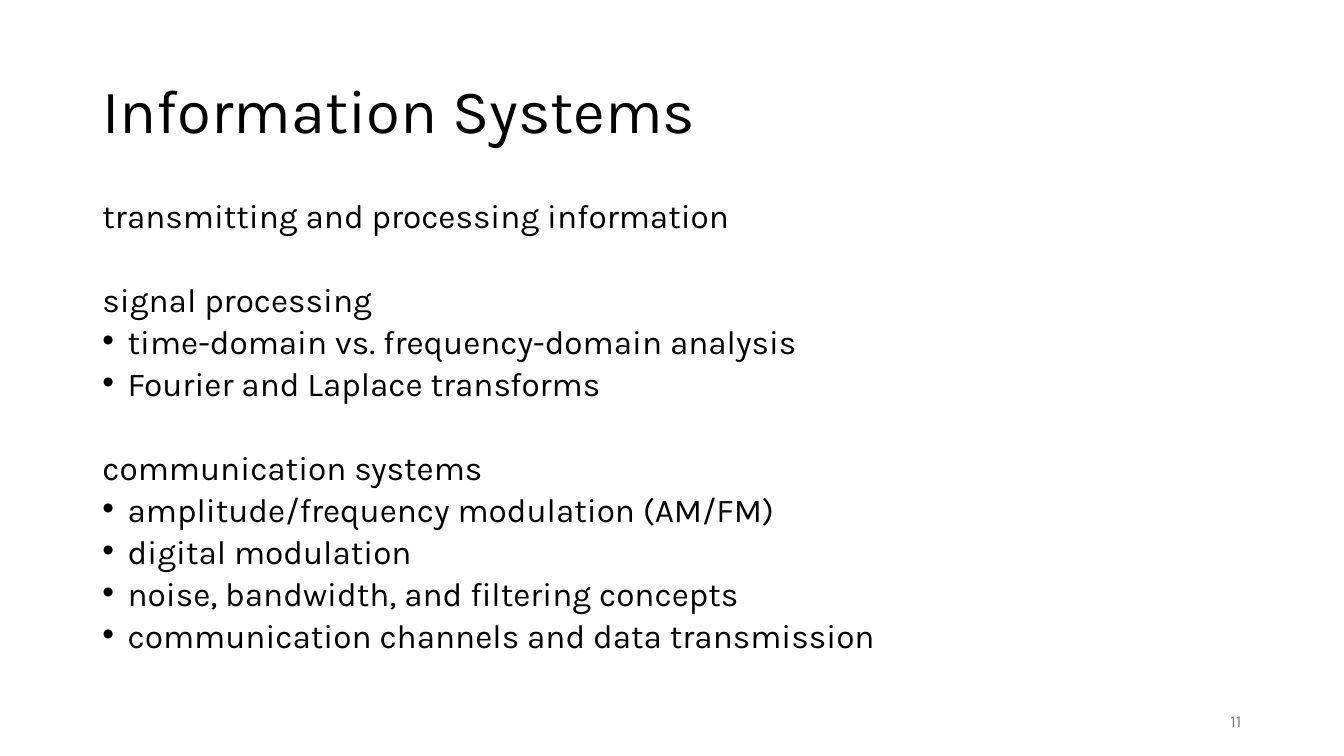
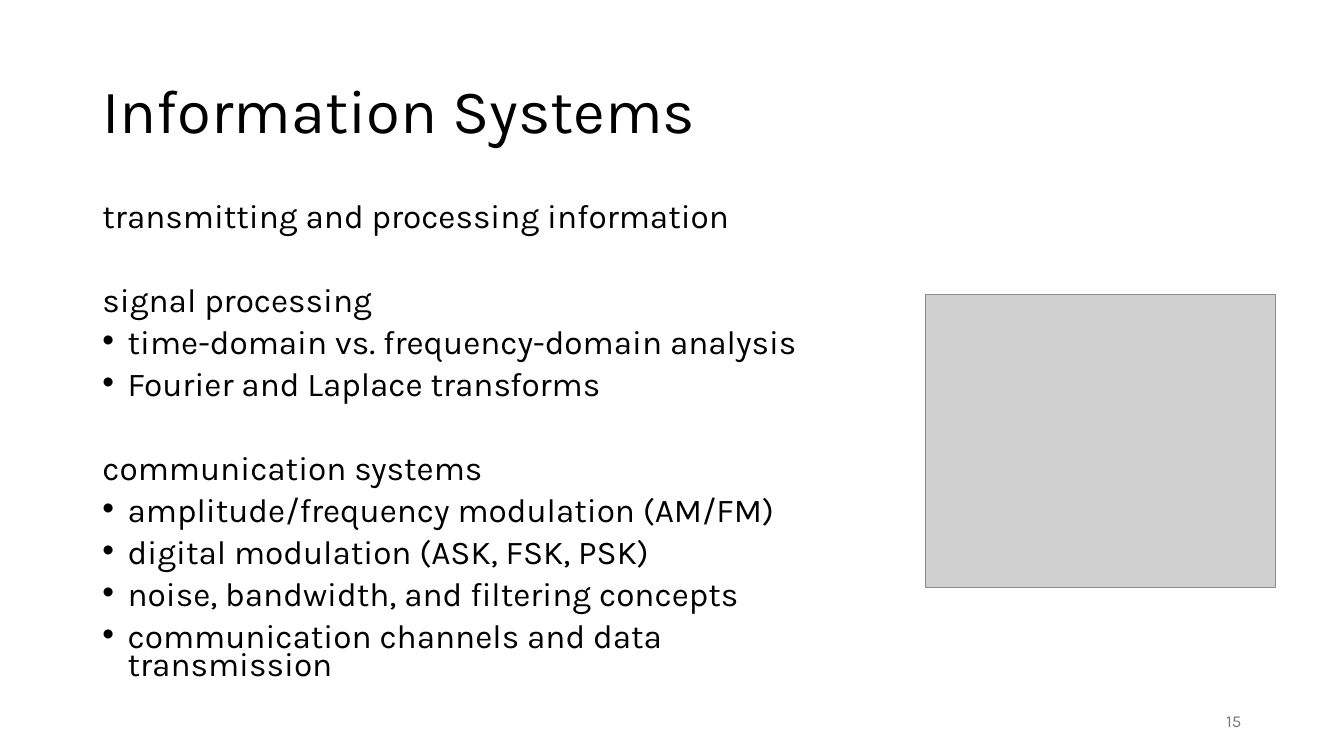
Before and after one commit to FelixWick/intro_electrical_eng, a slide deck: slide 15 of slides/5_outlook.pptx (slide 11 before the commit). Drawn at 1344x756 pixels with LibreOffice and Linux fonts; fonts in the diff are those of the drawing; grey boxes stand for pictures. Boxes give left, top, right and bottom in pixels: in the first picture for what was removed or moved away, otherwise in the second. Text is boxed around its words. In the diff, an @@ line names an element or a change of style, - is before the commit and + after.

```diff
--- a/slides/5_outlook.pptx
+++ b/slides/5_outlook.pptx
@@ picture added at box(926, 294, 1275, 587) @@
@@ text at box(128, 540, 649, 572): text changed @@
-• digital modulation
+• digital modulation (ASK, FSK, PSK)
@@ page number at box(1226, 716, 1241, 727): text changed @@
-11
+15
```
Also in this commit, not shown: 7 other slides changed, 6 slides added, 2 slides removed, 1 other file.
